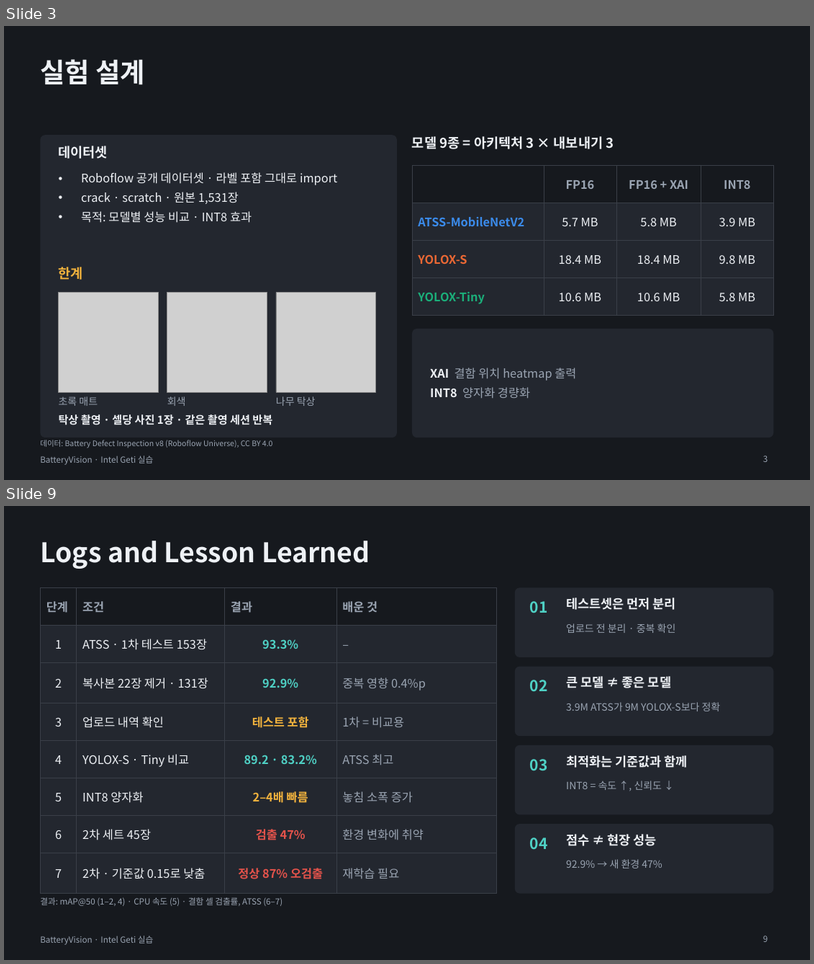
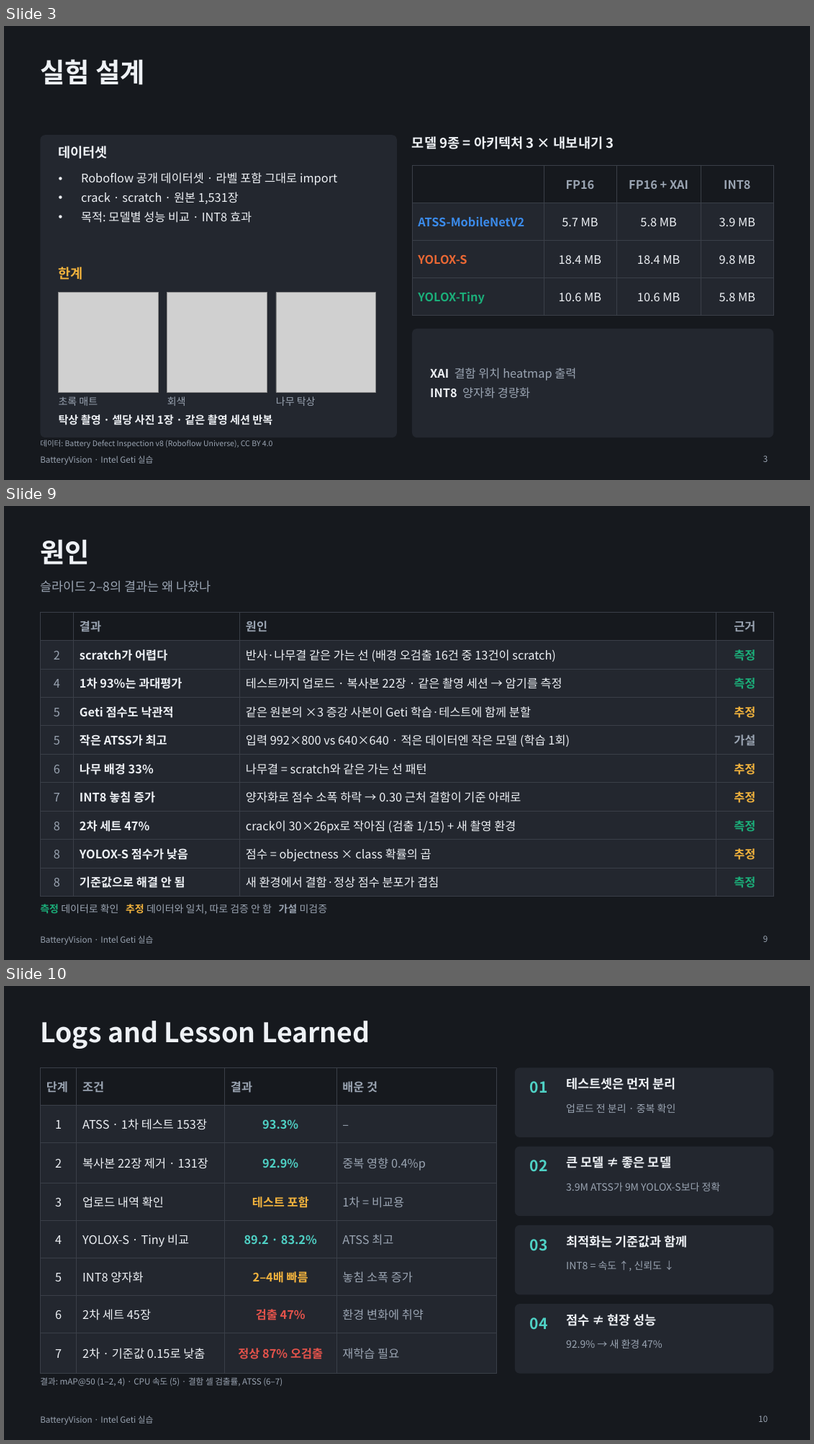
Before and after one commit to se4nchoi/batteryvision, a slide deck: docs/submission/BatteryVision_발표.pptx. Shown one above the other, each under a label of ours: slides 3 and 9 before the commit, slides 3, 9 and 10 after it; the slides between them are not shown. The pictures are 814x964 and 814x1444 pixels, drawn with LibreOffice and Linux fonts; fonts in the diff are those of the drawing; grey boxes stand for pictures. Boxes give left, top, right and bottom in pixels: in the first picture for what was removed or moved away, otherwise in the second. Text is boxed around its words. In the diff, an @@ line names an element or a change of style, - is before the commit and + after.

```diff
--- a/docs/submission/BatteryVision_발표.pptx
+++ b/docs/submission/BatteryVision_발표.pptx
@@ slide 9 added at box(4, 506, 810, 960), background #16191E; not listed: 1 template element that a slide beside it also shows @@
@@ title added at box(40, 539, 90, 564), 32 pt, text #EEF1F5, bold @@
+원인
@@ text added at box(40, 580, 211, 592), 15 pt, text #9AA4B2 @@
+슬라이드 2–8의 결과는 왜 나왔나
@@ table added at box(40, 612, 774, 890), 10 rows, 4 columns @@
+ | 결과 | 원인 | 근거
+2 | scratch가 어렵다 | 반사·나무결 같은 가는 선 (배경 오검출 16건 중 13건이 scratch) | 측정
+4 | 1차 93%는 과대평가 | 테스트까지 업로드 · 복사본 22장 · 같은 촬영 세션 → 암기를 측정 | 측정
+5 | Geti 점수도 낙관적 | 같은 원본의 ×3 증강 사본이 Geti 학습·테스트에 함께 분할 | 추정
+5 | 작은 ATSS가 최고 | 입력 992×800 vs 640×640 · 적은 데이터엔 작은 모델 (학습 1회) | 가설
+6 | 나무 배경 33% | 나무결 = scratch와 같은 가는 선 패턴 | 추정
+7 | INT8 놓침 증가 | 양자화로 점수 소폭 하락 → 0.30 근처 결함이 기준 아래로 | 추정
+8 | 2차 세트 47% | crack이 30×26px로 작아짐 (검출 1/15) + 새 촬영 환경 | 측정
+8 | YOLOX-S 점수가 낮음 | 점수 = objectness × class 확률의 곱 | 추정
+8 | 기준값으로 해결 안 됨 | 새 환경에서 결함·정상 점수 분포가 겹침 | 측정
@@ text added at box(40, 903, 328, 914), 12 pt, text #9AA4B2 @@
+측정 데이터로 확인 추정 데이터와 일치, 따로 검증 안 함 가설 미검증
@@ page number added at box(764, 935, 768, 942), 10 pt, text #9AA4B2 @@
+9
@@ what was slide 9 is now slide 10 @@
@@ page number at box(759, 1415, 768, 1422): text changed @@
-9
+10
```
Also in this commit, not shown: 6 slides changed, 1 other file.
